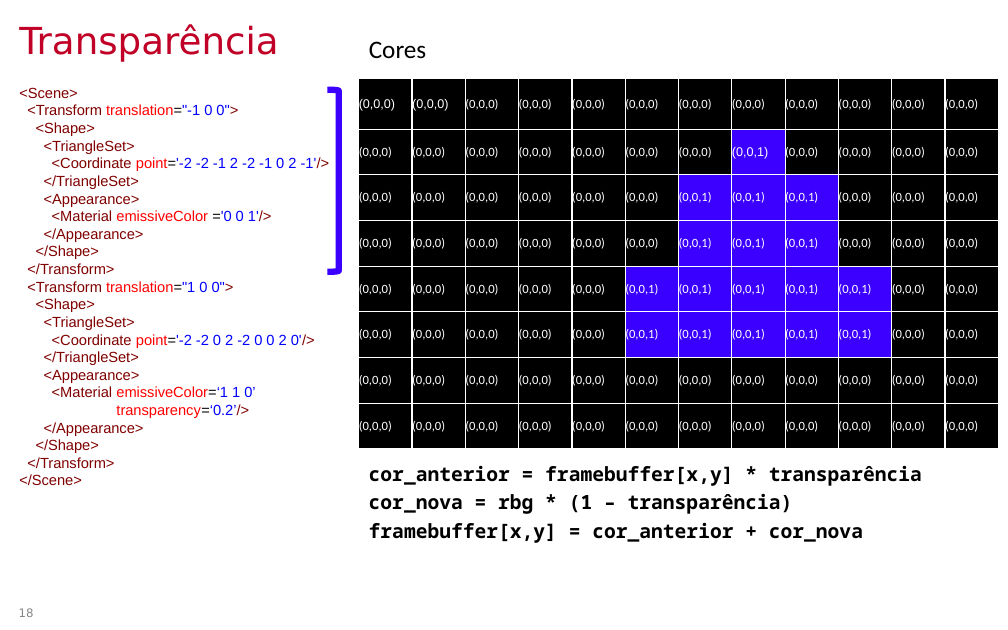
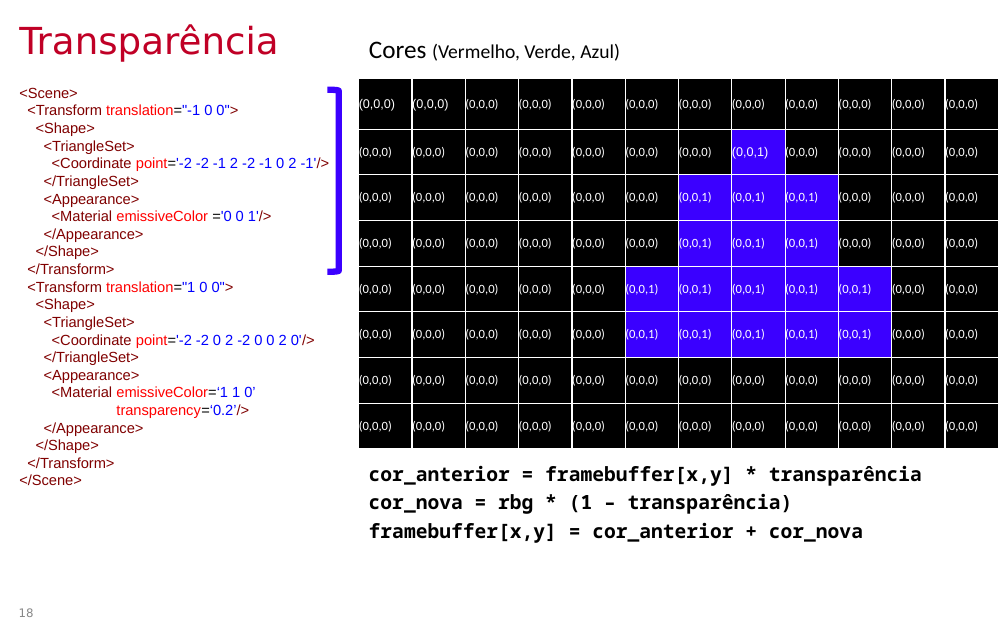
Before and after one commit to lpsoares/ComputacaoGrafica, a slide deck: slide 18 of content/aulas/12-revisao3_interpolacao_mipmap_visibilidade/aula12_revisao3_interpolacao_mipmap_visibilidade.pptx. Drawn at 1008x630 pixels with LibreOffice and Linux fonts; fonts in the diff are those of the drawing; background and template pictures are left out. Boxes give left, top, right and bottom in pixels: in the first picture for what was removed or moved away, otherwise in the second. Text is boxed around its words. In the diff, an @@ line names an element or a change of style, - is before the commit and + after.

```diff
--- a/content/aulas/12-revisao3_interpolacao_mipmap_visibilidade/aula12_revisao3_interpolacao_mipmap_visibilidade.pptx
+++ b/content/aulas/12-revisao3_interpolacao_mipmap_visibilidade/aula12_revisao3_interpolacao_mipmap_visibilidade.pptx
@@ text at [369,41,620,61]: text changed; size 18 to 14 pt @@
-Cores
+Cores (Vermelho, Verde, Azul)
```
Also in this commit, not shown: 13 other slides changed, 2 other files.
